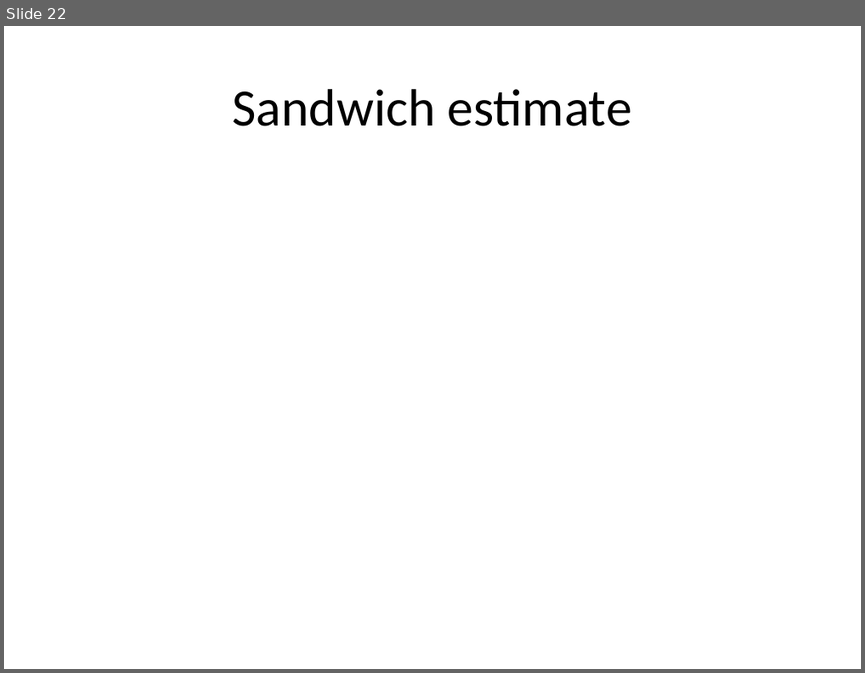
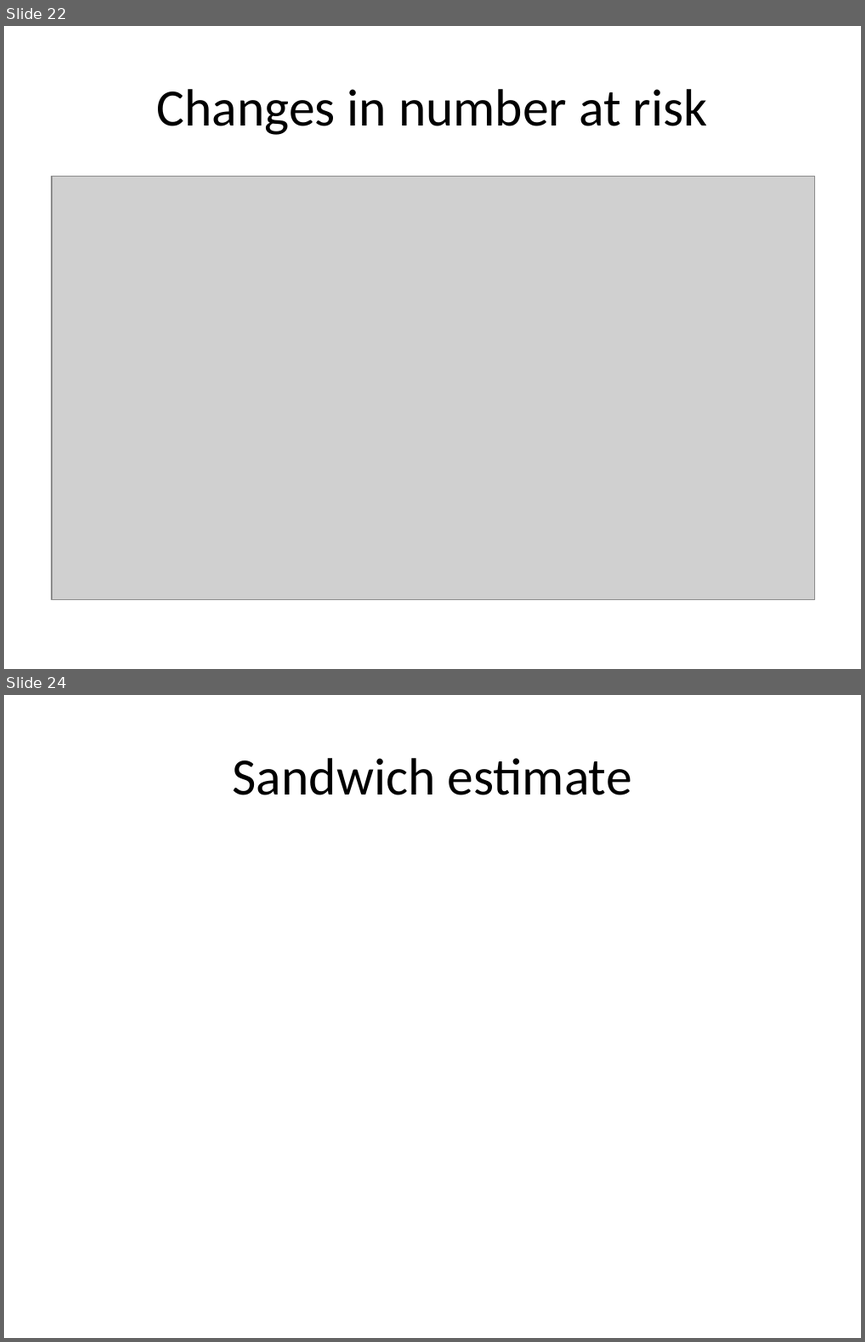
Before and after one commit to pmean/survival-lecture7, a slide deck: r/class7.pptx. Shown one above the other, each under a label of ours: slide 22 before the commit, slides 22 and 24 after it; the slides between them are not shown. The pictures are 865x673 and 865x1342 pixels, drawn with LibreOffice and Linux fonts; fonts in the diff are those of the drawing; grey boxes stand for pictures. Boxes give left, top, right and bottom in pixels: in the first picture for what was removed or moved away, otherwise in the second. Text is boxed around its words. In the diff, an @@ line names an element or a change of style, - is before the commit and + after.

```diff
--- a/r/class7.pptx
+++ b/r/class7.pptx
@@ slide 22 added at bbox=[4, 26, 861, 669], background #FFFFFF @@
@@ title added at bbox=[157, 89, 708, 135], 44 pt, text #000000 @@
+Changes in number at risk
@@ picture added at bbox=[52, 176, 815, 599] @@
@@ what was slide 22 is now slide 24 @@
```
Also in this commit, not shown: 5 slides changed, 9 other slides added, 10 other files.
